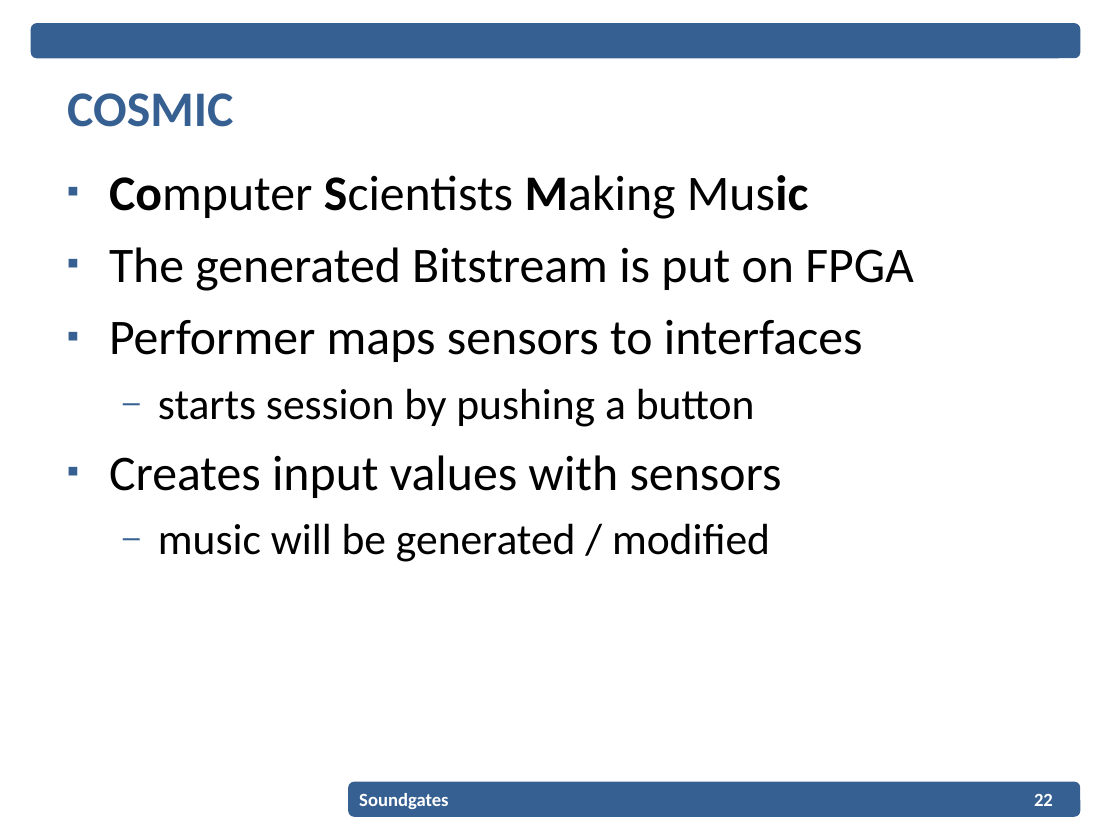
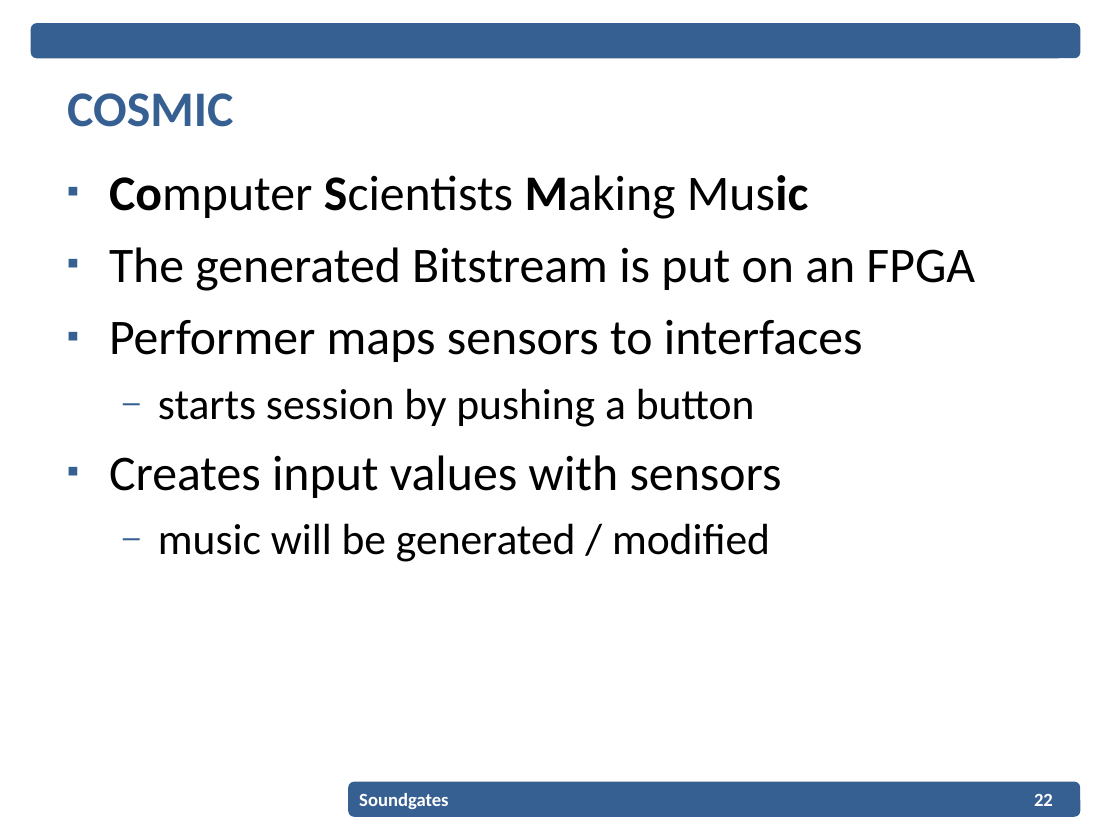
Before and after one commit to EPiCS/soundgates, a slide deck: slide 22 of documents/projectplan-presentation/Projectplan_Presentation.ppt. Drawn at 1120x840 pixels with LibreOffice and Linux fonts; fonts in the diff are those of the drawing; background and template pictures are left out. Boxes give left, top, right and bottom in pixels: in the first picture for what was removed or moved away, otherwise in the second. Text is boxed around its words. In the diff, an @@ line names an element or a change of style, - is before the commit and + after.

```diff
--- a/documents/projectplan-presentation/Projectplan_Presentation.ppt
+++ b/documents/projectplan-presentation/Projectplan_Presentation.ppt
@@ text at [109,247,975,291]: text changed @@
-▪ The generated Bitstream is put on FPGA
+▪ The generated Bitstream is put on an FPGA
```
Also in this commit, not shown: 6 other slides changed, 3 slides added, 1 other file.
